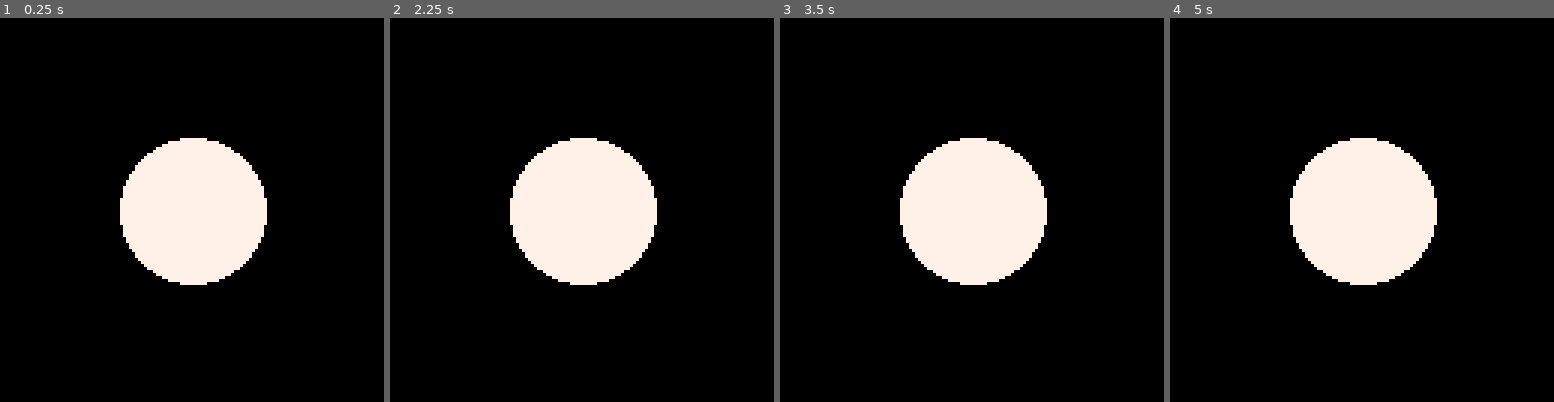
Above: before the commit, frames 1-4 (left to right).
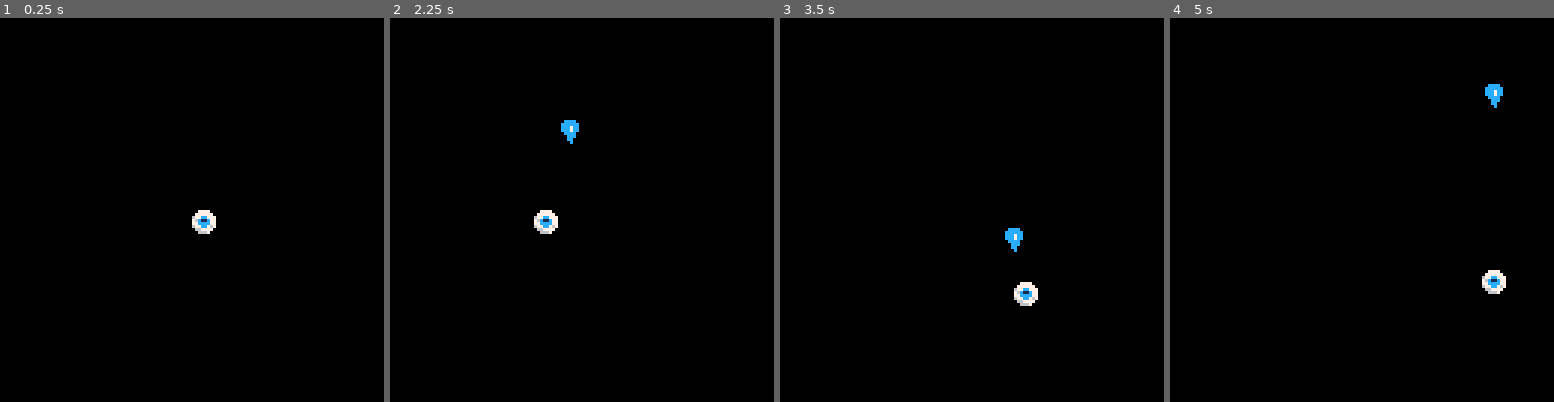
Above: after the commit, the same moments.

Repository: harsimus/monsoon
Game: PICO-8 cartridge monsoon.p8
Same seed, same stepped clock (60 frames per second), same inputs: the game is played once before the commit and once after it.
Inputs:
- Up to frame 1 (0.25 s): no input
- Up to frame 2 (2.25 s): tap O (Z key) at 0.33, 0.7, 1.43, 2.22 s; tap X (X key) at 1.07, 2.07 s; hold Left from 1.97 s (still down)
- Up to frame 3 (3.5 s): release Left at 2.37 s; tap X (X key) every 0.33 s from 2.4 to 3.4 s; hold Down 2.42-2.82 s; hold Right from 2.87 s (still down); tap O (Z key) at 3.1 s
- Up to frame 4 (5 s): release Right at 3.53 s; hold Up 3.58-4.08 s; tap X (X key) every 0.33 s from 3.73 to 4.73 s; tap O (Z key) at 3.98, 4.87 s; hold Right 4.13-4.53 s; hold Down from 4.58 s (still down)

The runs differ from the first frame. In frame 1, 11% of the frame differs, in the area x 31-70%, y 31-70%; in frame 2, 11%; in frame 3, 12%; in frame 4, 12%, in the area x 31-88%, y 17-72%.

Commit message:
Added controls, firing, and sfx

Diff:
--- a/main.lua
+++ b/main.lua
@@ -1,13 +1,45 @@
 function _init()
-	x=64
-	y=64
+	cls()
+    player_position_x = 64
+	player_position_y = 64
+    player_speed_x = 0
+    player_speed_y = 0
+    projectile_position_x = 64
+    projectile_position_y = 40
+    projectile_speed = 3
+    normalize = 0.7
 end
 
 function _update()
+    -- Player Character Controls - Movement
+    player_speed_x = 0
+    player_speed_y = 0
+    if (btn(0)) then player_speed_x = -2 end
+    if (btn(1)) then player_speed_x = 2 end
+    if (btn(2)) then player_speed_y = -2 end
+    if (btn(3)) then player_speed_y = 2 end
+    player_position_x = player_position_x + player_speed_x
+    player_position_y = player_position_y + player_speed_y
 
+    -- Player Character Controls - Shooting
+    -- if (btn(4)) then player_position_x = player_position_x - 1 end
+    projectile_position_y = projectile_position_y - projectile_speed
+    if (btnp(5)) then
+        projectile_position_x = player_position_x
+        projectile_position_y = player_position_y - 3
+        sfx(0)
+    end
+    projectile_position_y = projectile_position_y - projectile_speed
+
+    -- Out Of Bounds (OOB) Prevention
+    if player_position_x < 0 then player_position_x = 0 end
+    if player_position_x > 120 then player_position_x = 120 end
+    if player_position_y < 0 then player_position_y = 0 end
+    if player_position_y > 120 then player_position_y = 120 end
 end
 
 function _draw()
 	cls()
-	circfill(64, 64, 24, 7)
+	spr(1,player_position_x,player_position_y)
+    spr(3, projectile_position_x, projectile_position_y)
 end
Not shown, changed: the sound effects (__sfx__) section of monsoon.p8
